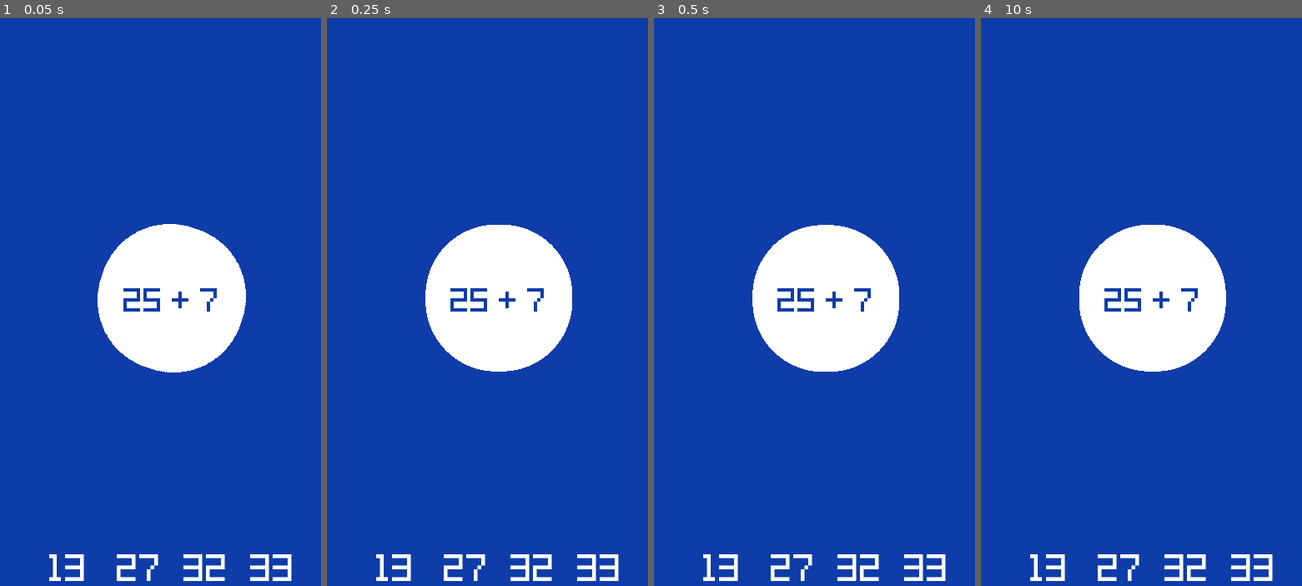
Above: before the commit, frames 1-4 (left to right).
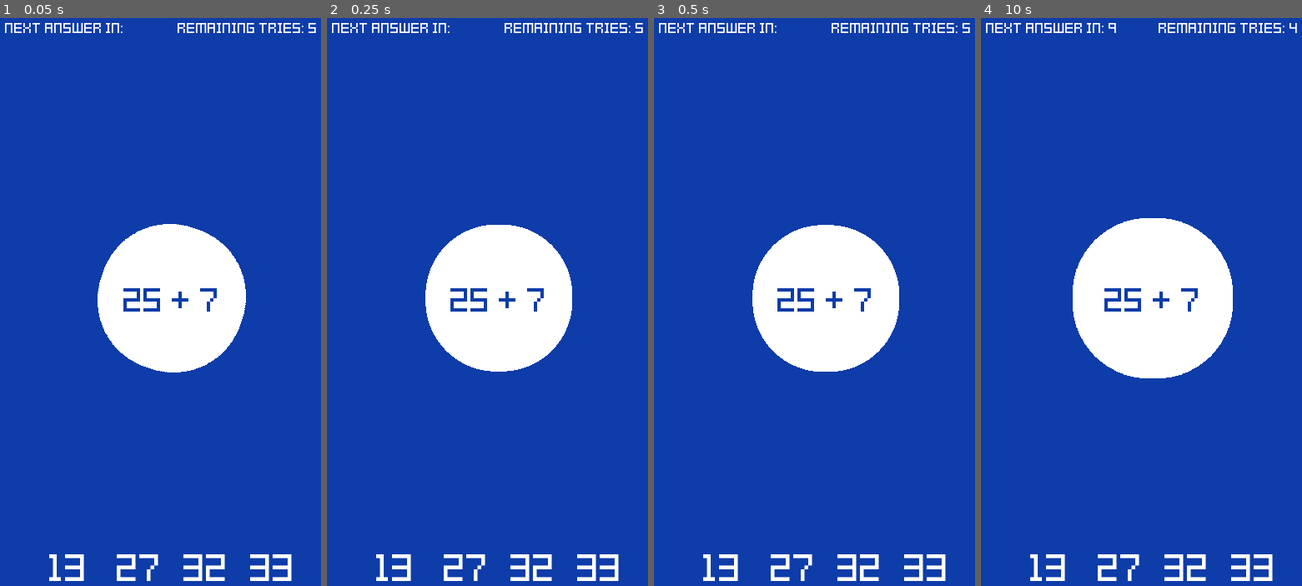
Above: after the commit, the same moments.

Repository: msanatan/Approximately
Game: Godot game, scene res://Scenes/Game.tscn
Same seed, same stepped clock (60 frames per second), same inputs: the game is played once before the commit and once after it. The project has no main scene, so this scene is started directly.
Inputs:
- Up to frame 1 (0.05 s): no input
- Up to frame 2 (0.25 s): no input
- Up to frame 3 (0.5 s): no input
- Up to frame 4 (10 s): tap Enter at 0.5, 3.5, 6.5 s; tap Space at 2, 5, 8 s

The runs differ from the first frame. In frame 1, 0.6% of the frame differs, in the area x 1-99%, y 0-3%; in frame 2, 0.6%; in frame 3, 0.6%; in frame 4, 2.5%, in the area x 1-99%, y 0-64%.

Commit message:
Increase circle size every time the countdown is finished.
This is a good start. We then need to have the answers do the same

Diff:
--- a/Scenes/Game.tscn
+++ b/Scenes/Game.tscn
@@ -1,9 +1,12 @@
-[gd_scene load_steps=3 format=2]
+[gd_scene load_steps=5 format=2]
 
 [ext_resource path="res://Scenes/Game/GrowingCircle.tscn" type="PackedScene" id=1]
 [ext_resource path="res://Scenes/Game/Answers.tscn" type="PackedScene" id=2]
+[ext_resource path="res://Scenes/Game/HUD.tscn" type="PackedScene" id=3]
+[ext_resource path="res://Scripts/Game.gd" type="Script" id=4]
 
 [node name="Game" type="Node2D"]
+script = ExtResource( 4 )
 
 [node name="ColorRect" type="ColorRect" parent="."]
 anchor_right = 1.0
@@ -15,8 +18,23 @@
 "_edit_use_anchors_": false
 }
 
+[node name="HUD" parent="." instance=ExtResource( 3 )]
+
 [node name="GrowingCircle" parent="." instance=ExtResource( 1 )]
 position = Vector2( 216, 352 )
 scale = Vector2( 0.5, 0.5 )
 
 [node name="Answers" parent="." instance=ExtResource( 2 )]
+
+[node name="QuestionTimer" type="Timer" parent="."]
+wait_time = 10.0
+autostart = true
+
+[node name="RefreshTimer" type="Timer" parent="."]
+autostart = true
+
+[connection signal="grow_circle" from="." to="GrowingCircle" method="_on_Game_grow_circle"]
+[connection signal="remaining_time_update" from="." to="HUD" method="_on_Game_remaining_time_update"]
+[connection signal="remaining_tries_update" from="." to="HUD" method="_on_Game_remaining_tries_update"]
+[connection signal="timeout" from="QuestionTimer" to="." method="_on_QuestionTimer_timeout"]
+[connection signal="timeout" from="RefreshTimer" to="." method="_on_RefreshTimer_timeout"]
--- /dev/null
+++ b/Scenes/Game/HUD.tscn
@@ -0,0 +1,41 @@
+[gd_scene load_steps=4 format=2]
+
+[ext_resource path="res://Scripts/Game/HUD.gd" type="Script" id=1]
+
+[sub_resource type="DynamicFontData" id=1]
+font_path = "res://Assets/Fonts/Kenney Pixel Square.ttf"
+
+[sub_resource type="DynamicFont" id=2]
+size = 14
+font_data = SubResource( 1 )
+
+[node name="HUD" type="Node2D"]
+script = ExtResource( 1 )
+
+[node name="CanvasLayer" type="CanvasLayer" parent="."]
+
+[node name="NextAnswerLabel" type="Label" parent="CanvasLayer"]
+margin_left = 16.0
+margin_top = 16.0
+margin_right = 159.0
+margin_bottom = 38.0
+custom_fonts/font = SubResource( 2 )
+text = "Next Answer In: "
+align = 1
+valign = 1
+__meta__ = {
+"_edit_use_anchors_": false
+}
+
+[node name="RemainingAnswersLabel" type="Label" parent="CanvasLayer"]
+margin_left = 223.0
+margin_top = 16.0
+margin_right = 380.0
+margin_bottom = 38.0
+custom_fonts/font = SubResource( 2 )
+text = "Remaining Tries: "
+align = 1
+valign = 1
+__meta__ = {
+"_edit_use_anchors_": false
+}
--- /dev/null
+++ b/Scripts/Game.gd
@@ -0,0 +1,20 @@
+extends Node2D
+
+signal remaining_time_update
+signal remaining_tries_update
+signal grow_circle
+
+export var remaining_tries = 5
+onready var question_timer = $QuestionTimer
+
+func _ready():
+    emit_signal('remaining_tries_update', remaining_tries)
+
+func _on_QuestionTimer_timeout():
+    emit_signal('grow_circle')
+    remaining_tries -= 1
+    emit_signal('remaining_tries_update', remaining_tries)
+
+
+func _on_RefreshTimer_timeout():
+	emit_signal('remaining_time_update', question_timer.get_time_left())
--- a/Scripts/Game/GrowingCircle.gd
+++ b/Scripts/Game/GrowingCircle.gd
@@ -1,6 +1,12 @@
 extends Node2D
 
+export var GROW_INTERVAL = 0.1
 onready var circle = $Sprite
 
 func _process(delta):
     circle.rotate(delta * PI * 2)
+
+
+func _on_Game_grow_circle():
+    circle.scale.x += GROW_INTERVAL
+    circle.scale.y += GROW_INTERVAL
--- /dev/null
+++ b/Scripts/Game/HUD.gd
@@ -0,0 +1,12 @@
+extends Node2D
+
+onready var next_answer_label = $CanvasLayer/NextAnswerLabel
+onready var remaining_answer_label = $CanvasLayer/RemainingAnswersLabel
+
+
+func _on_Game_remaining_time_update(remaining_time):
+	next_answer_label.text = 'Next Answer In: ' + str(int(remaining_time))
+
+
+func _on_Game_remaining_tries_update(remaining_tries):
+	remaining_answer_label.text = 'Remaining Tries: ' + str(remaining_tries)
